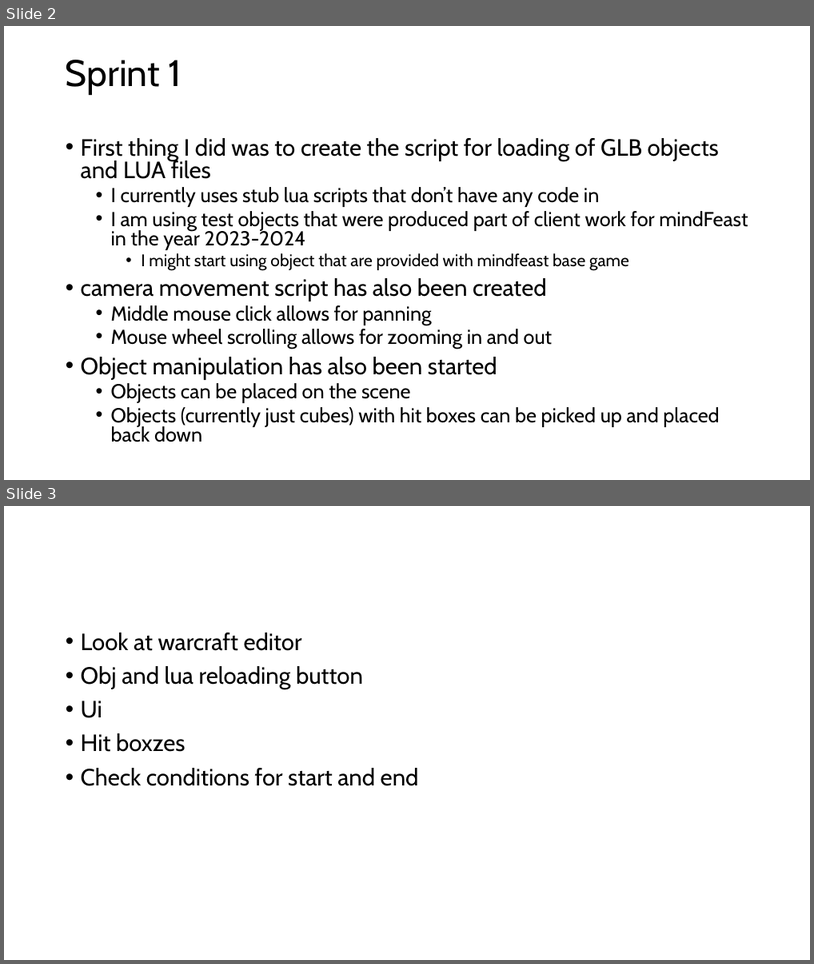
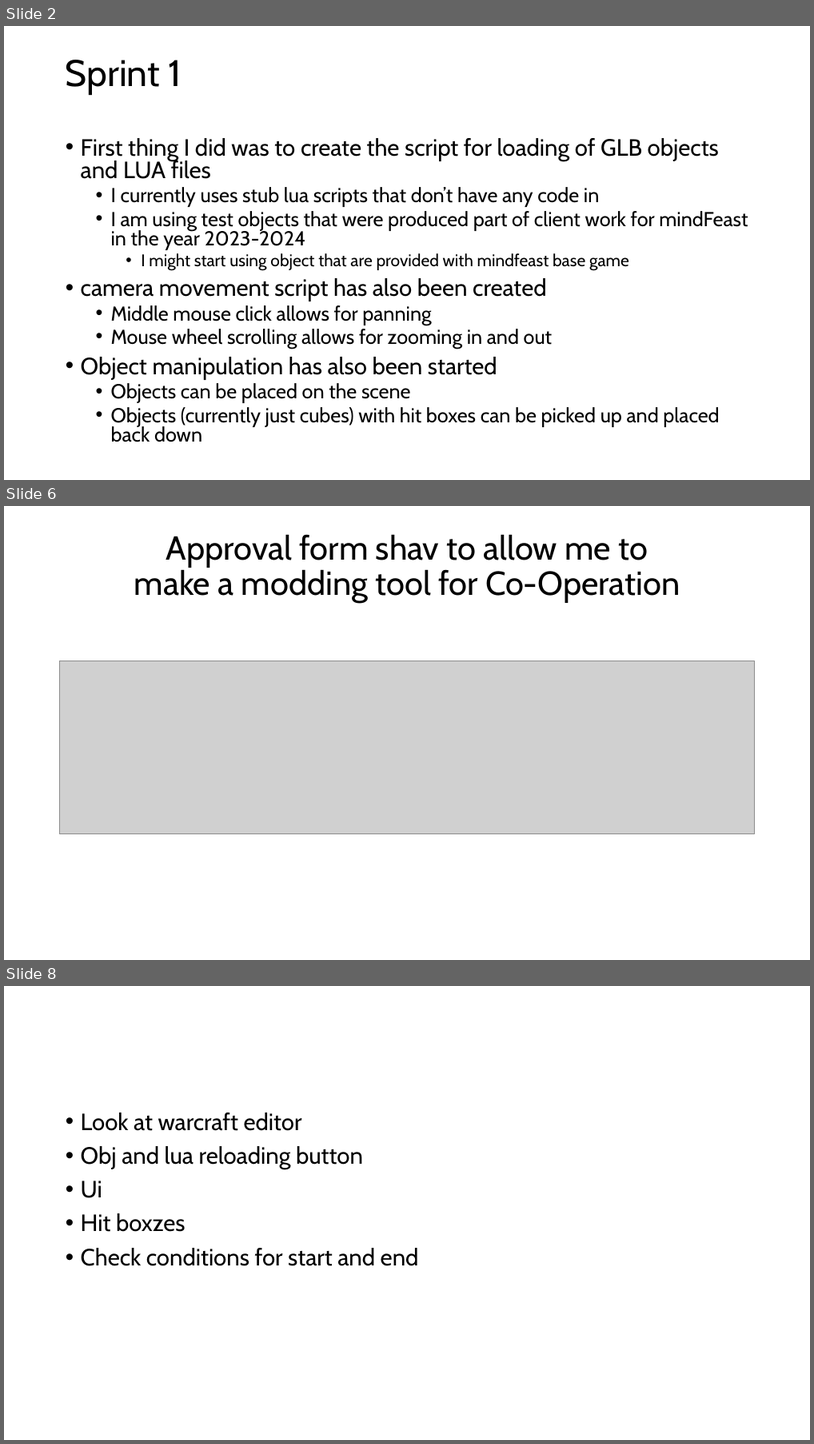
Before and after one commit to Ozzy-King/comp3000, a slide deck: DevBlog.pptx. Shown one above the other, each under a label of ours: slides 2 and 3 before the commit, slides 2, 6 and 8 after it; the slides between them are not shown. The pictures are 814x964 and 814x1444 pixels, drawn with LibreOffice and Linux fonts; fonts in the diff are those of the drawing; grey boxes stand for pictures. Boxes give left, top, right and bottom in pixels: in the first picture for what was removed or moved away, otherwise in the second. Text is boxed around its words. In the diff, an @@ line names an element or a change of style, - is before the commit and + after.

```diff
--- a/DevBlog.pptx
+++ b/DevBlog.pptx
@@ slide 6 added at (x1=4, y1=506, x2=810, y2=960), background #FFFFFF @@
@@ title added at (x1=134, y1=534, x2=680, y2=604), 39.6 pt, text #000000 @@
+Approval form shav to allow me to make a modding tool for Co-Operation
@@ picture added at (x1=60, y1=661, x2=755, y2=834) @@
@@ what was slide 3 is now slide 8 @@
```
Also in this commit, not shown: 4 other slides added, 33 other files.
